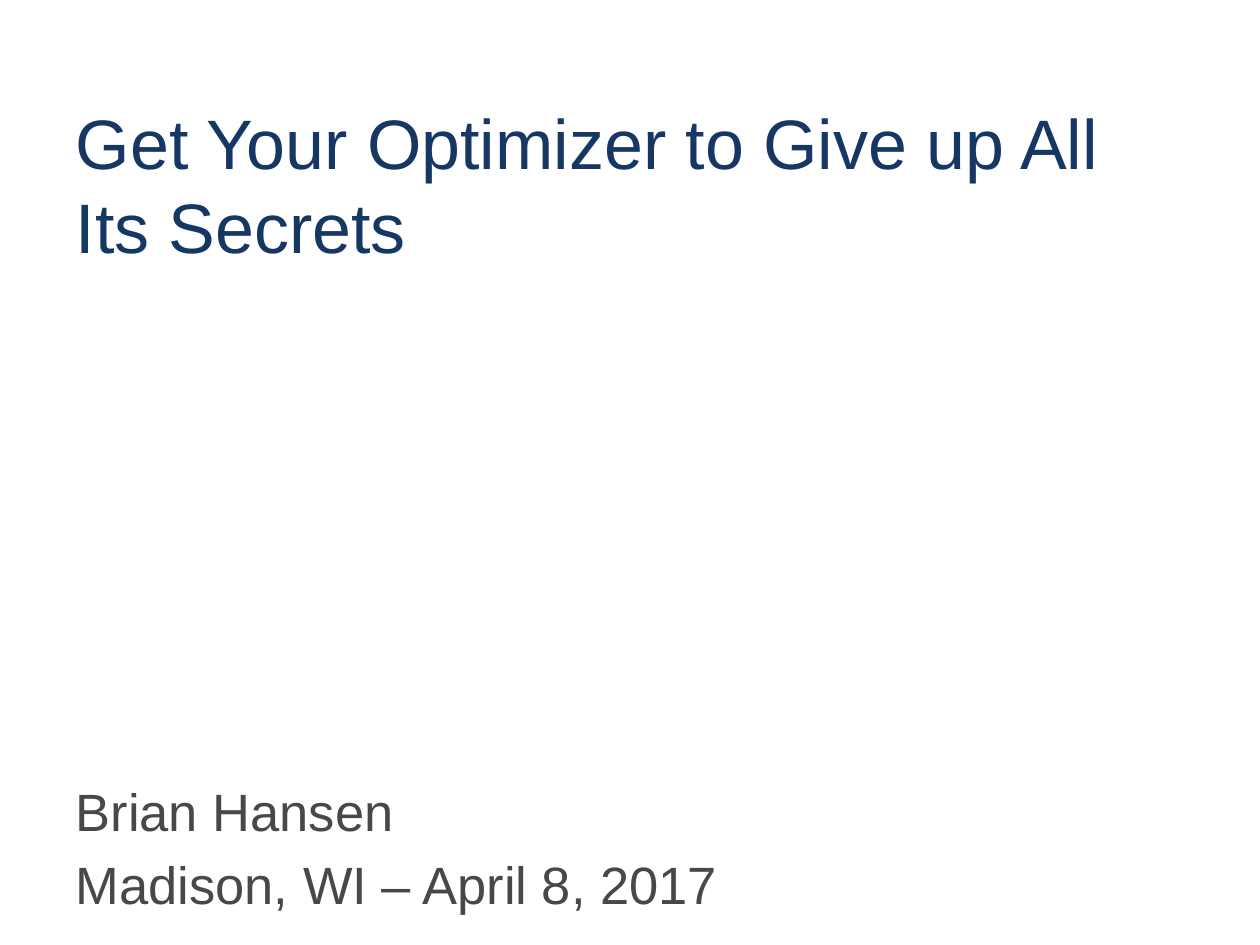
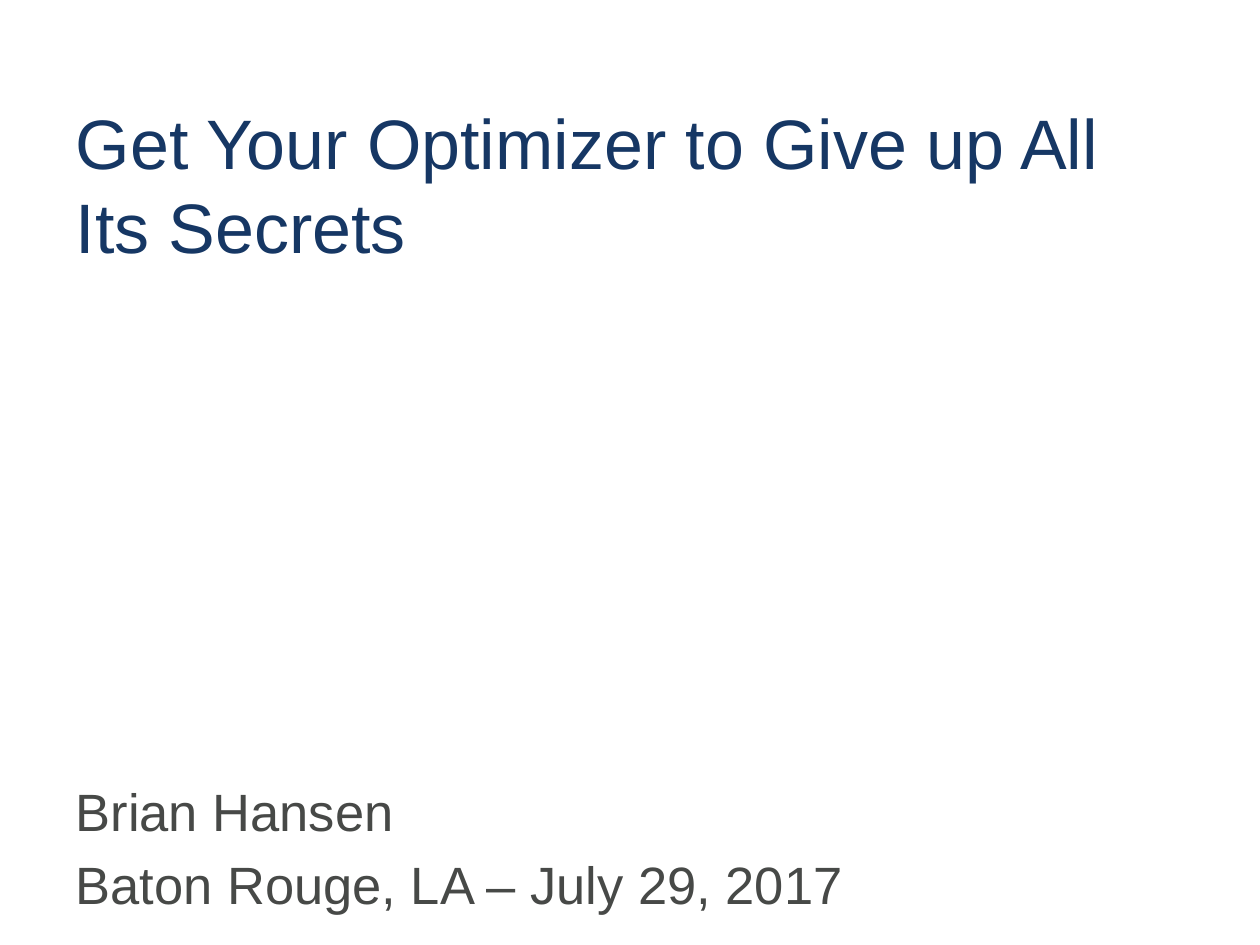
Before and after one commit to tf3604/OptimizerPresentation, a slide deck: slide 1 of Optimizer.pptx. Drawn at 1260x945 pixels with LibreOffice and Linux fonts; fonts in the diff are those of the drawing; background and template pictures are left out. Boxes give left, top, right and bottom in pixels: in the first picture for what was removed or moved away, otherwise in the second. Text is boxed around its words. In the diff, an @@ line names an element or a change of style, - is before the commit and + after.

Commit message:
Update title slide for Baton Rouge.

```diff
--- a/Optimizer.pptx
+++ b/Optimizer.pptx
@@ text at (76, 866, 843, 915): text changed @@
-Madison, WI – April 8, 2017
+Baton Rouge, LA – July 29, 2017
```
